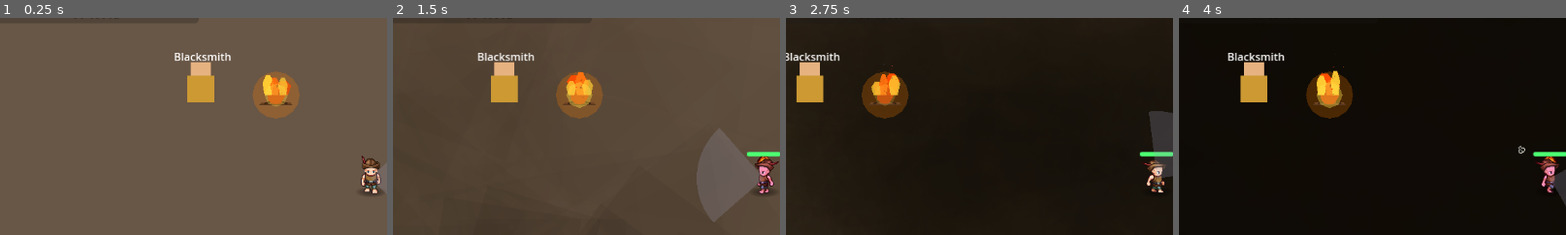
Above: before the commit, frames 1-4 (left to right).
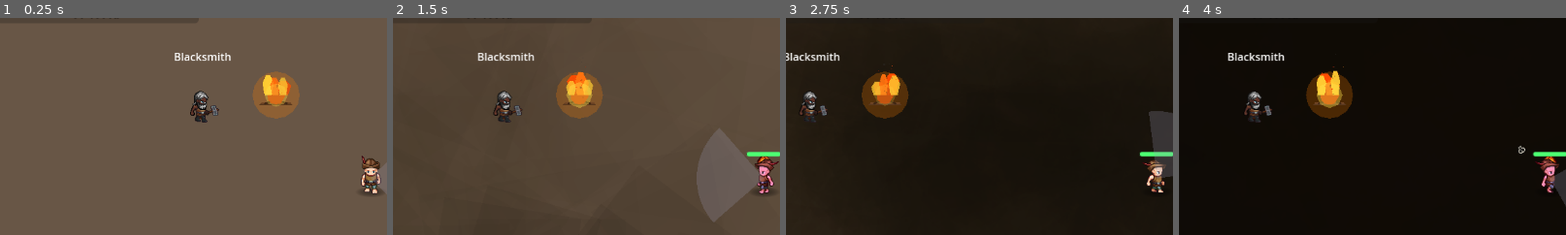
Above: after the commit, the same moments.

Repository: crimes86/godot-combat-game
Game: Godot game, scene res://main.tscn
Two runs of this game, one before a commit and one after it. Both use one fixed random seed, a clock stepped at 60 frames per second and the inputs below.
Inputs (mouse positions are % of the whole screen's width and height, from its top left):
- Up to frame 1 (0.25 s): no input
- Up to frame 2 (1.5 s): tap Enter at 0.5 s; move the mouse to (72, 45) at 0.52 s; hold D (move_right) 0.53-1.25 s; tap G at 0.6 s; click (72, 45) at 0.67 s; drag from (30, 55) to (26, 33) at 1.27 s
- Up to frame 3 (2.75 s): move the mouse to (60, 28) at 2.02 s; hold D (move_right) from 2.03 s (still down); tap G at 2.1 s
- Up to frame 4 (4 s): release D (move_right) at 2.75 s; drag from (45, 70) to (5, 33) at 2.77 s; move the mouse to (80, 65) at 3.52 s; hold A (move_left) from 3.53 s (still down); tap G at 3.6 s
The pictures show only the part of the screen within x 2-52%, y 13-63%; the shares and areas given below are measured in that part.

The runs differ from the first frame. In frame 1, 1.6% of the frame differs, in the area x 48-57%, y 20-49%; in frame 2, 1.5%; in frame 3, 1.5%; in frame 4, 1.5%.

Commit message:
Add animated blacksmith NPC sprite using LPC assets
Integrated LPC (Liberated Pixel Cup) sprite system for the blacksmith vendor NPC. The blacksmith now displays as an animated character sprite instead of placeholder shapes.

Changes:
- Added blacksmith_walk.png sprite (256x64, 4 frames) to assets/characters/lpc/blacksmith/
- Updated Vendor.gd with setup_blacksmith_sprite() to load and display the right-facing blacksmith
- Removed placeholder ColorRect nodes from vendor.tscn
- Created LPCCharacter.gd reusable class for future NPCs with full combat animations
- Added LPC_SPRITE_GUIDE.md with instructions for creating custom characters using the LPC generator

The blacksmith is now stationary, facing right towards the campfire, with proper sprite rendering.

🤖 Generated with [Claude Code](https://claude.com/claude-code)

Co-Authored-By: Claude <noreply@anthropic.com>

Diff:
--- a/scenes/npcs/vendor.tscn
+++ b/scenes/npcs/vendor.tscn
@@ -12,24 +12,10 @@
 monitorable = false
 script = ExtResource("1_vendor")
 vendor_name = "Blacksmith"
-greeting_text = "Looking for better equipment?"
+greeting_text = "Need some quality steel?"
 
 [node name="CollisionShape2D" type="CollisionShape2D" parent="."]
 shape = SubResource("CircleShape2D_interact")
-
-[node name="VisualBody" type="ColorRect" parent="."]
-offset_left = -20.0
-offset_top = -40.0
-offset_right = 20.0
-offset_bottom = 0.0
-color = Color(0.8, 0.6, 0.2, 1)
-
-[node name="Head" type="ColorRect" parent="."]
-offset_left = -15.0
-offset_top = -60.0
-offset_right = 15.0
-offset_bottom = -40.0
-color = Color(0.9, 0.7, 0.5, 1)
 
 [node name="Label" type="Label" parent="."]
 offset_left = -40.0
--- /dev/null
+++ b/scripts/characters/LPCCharacter.gd
@@ -0,0 +1,197 @@
+extends Node
+class_name LPCCharacter
+
+## LPC (Liberated Pixel Cup) Character Animation System
+## Handles sprite compositing and animation for LPC-format characters
+## Supports walk, attack (slash), and hurt animations with multiple layers
+
+enum Gender { MALE, FEMALE }
+
+# Character configuration
+var character_name: String = "Character"
+var gender: Gender = Gender.MALE
+var animated_sprite: AnimatedSprite2D = null
+
+# Layer configuration - paths to sprite sheets
+var layers: Dictionary = {
+	"body": {"walk": "", "slash": "", "hurt": ""},
+	"legs": {"walk": "", "slash": "", "hurt": ""},
+	"torso": {"walk": "", "slash": "", "hurt": ""},
+	"head": {"walk": "", "slash": "", "hurt": ""},
+	"hair": {"walk": "", "slash": "", "hurt": ""},  # Female only
+	"beard": {"walk": "", "slash": "", "hurt": ""},  # Male only
+	"weapon": {"walk": "", "slash": "", "hurt": ""}
+}
+
+# Animation configuration
+const FRAME_SIZE: Vector2i = Vector2i(64, 64)
+const WALK_FRAMES_PER_ROW: int = 9
+const SLASH_FRAMES_PER_ROW: int = 6
+const HURT_FRAMES: int = 6
+
+## Initialize LPC character with sprite node
+func setup(sprite_node: AnimatedSprite2D) -> void:
+	animated_sprite = sprite_node
+	DebugConfig.debug_log("🎨 LPCCharacter setup for: %s (Gender: %s)" % [character_name, "MALE" if gender == Gender.MALE else "FEMALE"])
+
+## Set a layer sprite path
+func set_layer(layer_name: String, walk_path: String = "", slash_path: String = "", hurt_path: String = "") -> void:
+	if not layers.has(layer_name):
+		DebugConfig.log_error("Invalid layer name: %s" % layer_name)
+		return
+
+	layers[layer_name] = {
+		"walk": walk_path,
+		"slash": slash_path,
+		"hurt": hurt_path
+	}
+
+## Generate animations from configured layers
+func generate_animations() -> bool:
+	if not animated_sprite:
+		DebugConfig.log_error("AnimatedSprite2D not set. Call setup() first.")
+		return false
+
+	# Composite walk animations
+	var walk_composite = _composite_animation_type("walk")
+	if not walk_composite:
+		DebugConfig.log_error("Failed to composite walk animations")
+		return false
+
+	# Composite slash animations
+	var slash_composite = _composite_animation_type("slash")
+	if not slash_composite:
+		DebugConfig.log_error("Failed to composite slash animations")
+		return false
+
+	# Composite hurt animations
+	var hurt_composite = _composite_animation_type("hurt")
+	if not hurt_composite:
+		DebugConfig.log_error("Failed to composite hurt animations")
+		return false
+
+	# Create sprite frames
+	var sprite_frames = SpriteFrames.new()
+
+	# Setup walk animations (4 directions, 9 frames each)
+	_create_directional_animation(sprite_frames, walk_composite, "walk_up", 0, WALK_FRAMES_PER_ROW, 8.0)
+	_create_directional_animation(sprite_frames, walk_composite, "walk_left", 1, WALK_FRAMES_PER_ROW, 8.0)
+	_create_directional_animation(sprite_frames, walk_composite, "walk_down", 2, WALK_FRAMES_PER_ROW, 8.0)
+	_create_directional_animation(sprite_frames, walk_composite, "walk_right", 3, WALK_FRAMES_PER_ROW, 8.0)
+
+	# Setup idle animations (use middle frame of walk)
+	_create_directional_animation(sprite_frames, walk_composite, "idle_up", 0, 1, 1.0, true, 4)
+	_create_directional_animation(sprite_frames, walk_composite, "idle_left", 1, 1, 1.0, true, 4)
+	_create_directional_animation(sprite_frames, walk_composite, "idle_down", 2, 1, 1.0, true, 4)
+	_create_directional_animation(sprite_frames, walk_composite, "idle_right", 3, 1, 1.0, true, 4)
+
+	# Setup attack animations (4 directions, 6 frames each)
+	_create_directional_animation(sprite_frames, slash_composite, "attack_up", 0, SLASH_FRAMES_PER_ROW, 12.0, false)
+	_create_directional_animation(sprite_frames, slash_composite, "attack_left", 1, SLASH_FRAMES_PER_ROW, 12.0, false)
+	_create_directional_animation(sprite_frames, slash_composite, "attack_down", 2, SLASH_FRAMES_PER_ROW, 12.0, false)
+	_create_directional_animation(sprite_frames, slash_composite, "attack_right", 3, SLASH_FRAMES_PER_ROW, 12.0, false)
+
+	# Setup hurt animation (single row, 6 frames)
+	_create_hurt_animation(sprite_frames, hurt_composite, "hurt", HURT_FRAMES, 10.0)
+
+	# Apply to sprite
+	animated_sprite.sprite_frames = sprite_frames
+	animated_sprite.play("idle_down")
+
+	DebugConfig.debug_log("✅ LPCCharacter animations generated: %d animations" % sprite_frames.get_animation_names().size())
+	return true
+
+## Composite all layers for a specific animation type (walk/slash/hurt)
+func _composite_animation_type(anim_type: String) -> Image:
+	var layer_order = ["body", "legs", "torso", "head", "hair", "beard", "weapon"]
+	var base_image: Image = null
+
+	# Get expected dimensions based on animation type
+	var expected_width: int
+	var expected_height: int
+
+	match anim_type:
+		"walk":
+			expected_width = WALK_FRAMES_PER_ROW * FRAME_SIZE.x
+			expected_height = 4 * FRAME_SIZE.y  # 4 directions
+		"slash":
+			expected_width = SLASH_FRAMES_PER_ROW * FRAME_SIZE.x
+			expected_height = 4 * FRAME_SIZE.y  # 4 directions
+		"hurt":
+			expected_width = HURT_FRAMES * FRAME_SIZE.x
+			expected_height = FRAME_SIZE.y  # Single row
+		_:
+			DebugConfig.log_error("Unknown animation type: %s" % anim_type)
+			return null
+
+	# Composite layers in order
+	for layer_name in layer_order:
+		var layer_path = layers[layer_name][anim_type]
+
+		# Skip empty layers
+		if layer_path.is_empty():
+			continue
+
+		# Skip gender-specific layers
+		if layer_name == "hair" and gender == Gender.MALE:
+			continue
+		if layer_name == "beard" and gender == Gender.FEMALE:
+			continue
+
+		# Load layer image
+		if not ResourceLoader.exists(layer_path):
+			DebugConfig.log_warning("Layer file not found: %s" % layer_path)
+			continue
+
+		var texture = ResourceLoader.load(layer_path, "Texture2D")
+		if not texture:
+			DebugConfig.log_warning("Failed to load texture: %s" % layer_path)
+			continue
+
+		var layer_img = texture.get_image()
+
+		# Create base image if first layer
+		if base_image == null:
+			base_image = Image.create(expected_width, expected_height, false, Image.FORMAT_RGBA8)
+			base_image.fill(Color(0, 0, 0, 0))  # Transparent
+
+		# Composite layer onto base
+		base_image.blend_rect(layer_img, Rect2i(0, 0, layer_img.get_width(), layer_img.get_height()), Vector2i(0, 0))
+
+	return base_image
+
+## Create animation from sprite sheet row
+func _create_directional_animation(sprite_frames: SpriteFrames, source_img: Image, anim_name: String, row: int, frame_count: int, fps: float, loop: bool = true, start_frame: int = 0) -> void:
+	sprite_frames.add_animation(anim_name)
+	sprite_frames.set_animation_loop(anim_name, loop)
+	sprite_frames.set_animation_speed(anim_name, fps)
+
+	for i in range(frame_count):
+		var frame_idx = start_frame + i
+		var frame_img = Image.create(FRAME_SIZE.x, FRAME_SIZE.y, false, Image.FORMAT_RGBA8)
+		frame_img.blit_rect(source_img, Rect2i(frame_idx * FRAME_SIZE.x, row * FRAME_SIZE.y, FRAME_SIZE.x, FRAME_SIZE.y), Vector2i(0, 0))
+
+		var frame_texture = ImageTexture.create_from_image(frame_img)
+		sprite_frames.add_frame(anim_name, frame_texture)
+
+## Create hurt animation (single row)
+func _create_hurt_animation(sprite_frames: SpriteFrames, source_img: Image, anim_name: String, frame_count: int, fps: float) -> void:
+	sprite_frames.add_animation(anim_name)
+	sprite_frames.set_animation_loop(anim_name, false)
+	sprite_frames.set_animation_speed(anim_name, fps)
+
+	for i in range(frame_count):
+		var frame_img = Image.create(FRAME_SIZE.x, FRAME_SIZE.y, false, Image.FORMAT_RGBA8)
+		frame_img.blit_rect(source_img, Rect2i(i * FRAME_SIZE.x, 0, FRAME_SIZE.x, FRAME_SIZE.y), Vector2i(0, 0))
+
+		var frame_texture = ImageTexture.create_from_image(frame_img)
+		sprite_frames.add_frame(anim_name, frame_texture)
+
+## Quick setup for simple characters (single body sprite)
+static func create_simple(sprite_node: AnimatedSprite2D, body_walk: String, body_slash: String, body_hurt: String, character_gender: Gender = Gender.MALE) -> LPCCharacter:
+	var lpc = LPCCharacter.new()
+	lpc.gender = character_gender
+	lpc.setup(sprite_node)
+	lpc.set_layer("body", body_walk, body_slash, body_hurt)
+	lpc.generate_animations()
+	return lpc
--- a/scripts/systems/Vendor.gd
+++ b/scripts/systems/Vendor.gd
@@ -7,16 +7,20 @@
 signal shop_opened()
 signal shop_closed()
 
-@export var vendor_name: String = "Merchant"
-@export var greeting_text: String = "Welcome, traveler! Browse my wares."
+@export var vendor_name: String = "Blacksmith"
+@export var greeting_text: String = "Need some quality steel?"
 
 var weapons_for_sale: Array = []
 var armor_for_sale: Array = []
 var player_in_range: bool = false
 var shop_ui: CanvasLayer = null
+var animated_sprite: AnimatedSprite2D = null
 
 func _ready() -> void:
 	print("🏪 Vendor '%s' starting initialization..." % vendor_name)
+
+	# Create animated blacksmith sprite
+	setup_blacksmith_sprite()
 
 	# Connect area signals
 	body_entered.connect(_on_body_entered)
@@ -30,6 +34,46 @@
 	print("🏪 Vendor '%s' initialized with %d weapons and %d armor pieces" % [vendor_name, weapons_for_sale.size(), armor_for_sale.size()])
 	print("   Position: ", global_position)
 	print("   Monitoring: ", monitoring)
+
+func setup_blacksmith_sprite() -> void:
+	# Create animated sprite for blacksmith
+	animated_sprite = AnimatedSprite2D.new()
+	animated_sprite.name = "BlacksmithSprite"
+	animated_sprite.centered = true
+	animated_sprite.z_index = 1
+	add_child(animated_sprite)
+
+	# Load blacksmith walk animation (4 frames, 64x64 each)
+	var sprite_path = "res://assets/characters/lpc/blacksmith/blacksmith_walk.png"
+
+	if not ResourceLoader.exists(sprite_path):
+		DebugConfig.log_warning("Blacksmith sprite not found: %s" % sprite_path)
+		return
+
+	var texture = ResourceLoader.load(sprite_path, "Texture2D")
+	if not texture:
+		DebugConfig.log_error("Failed to load blacksmith sprite")
+		return
+
+	# Create sprite frames with single frame (stationary blacksmith)
+	var sprite_frames = SpriteFrames.new()
+	sprite_frames.add_animation("idle")
+	sprite_frames.set_animation_loop("idle", false)
+	sprite_frames.set_animation_speed("idle", 1.0)
+
+	# Extract frame 3 (facing right) - 256x64 = 4 frames of 64x64 (down, left, up, right)
+	var source_img = texture.get_image()
+	var frame_img = Image.create(64, 64, false, Image.FORMAT_RGBA8)
+	frame_img.blit_rect(source_img, Rect2i(192, 0, 64, 64), Vector2i(0, 0))  # Frame 3 (right-facing)
+
+	var frame_texture = ImageTexture.create_from_image(frame_img)
+	sprite_frames.add_frame("idle", frame_texture)
+
+	# Apply to sprite
+	animated_sprite.sprite_frames = sprite_frames
+	animated_sprite.play("idle")
+
+	DebugConfig.debug_log("🔨 Blacksmith sprite loaded and animating")
 
 func _input(event: InputEvent) -> void:
 	# Use E key to interact with vendor
Binary file added: assets/characters/lpc/blacksmith/blacksmith_walk.png
Not shown, added: assets/characters/lpc/blacksmith/blacksmith_walk.png.import
Not shown, added: scripts/characters/LPCCharacter.gd.uid
Not shown, added: LPC_SPRITE_GUIDE.md
Not shown, added: assets/characters/lpc/blacksmith/README.md
